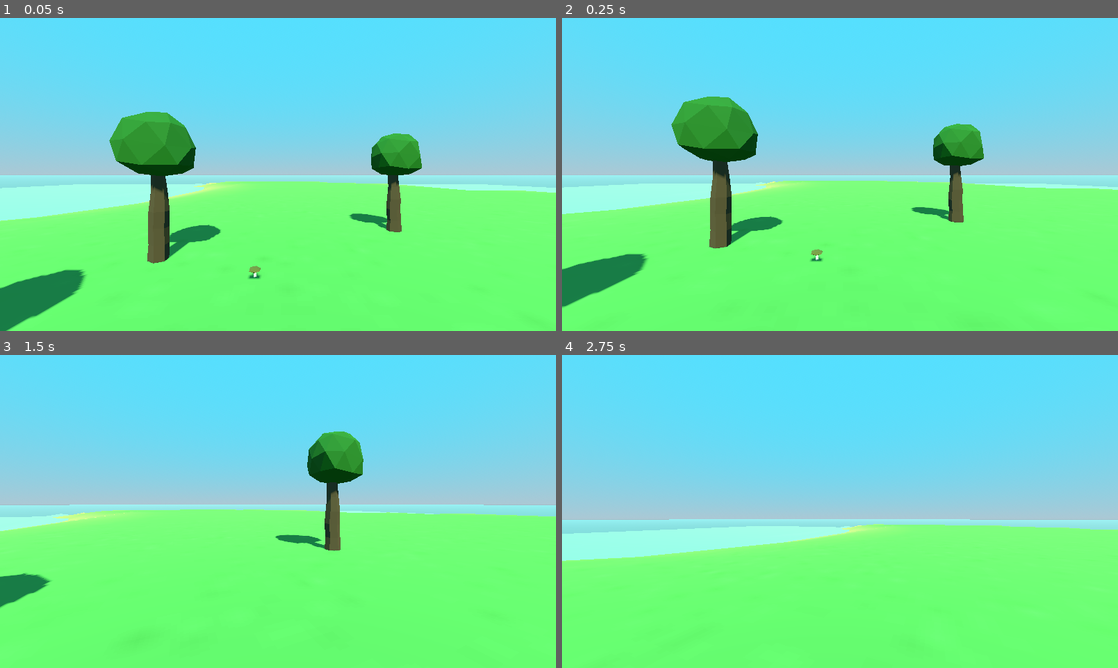
Above: before the commit, frames 1-4 (two rows, left to right).
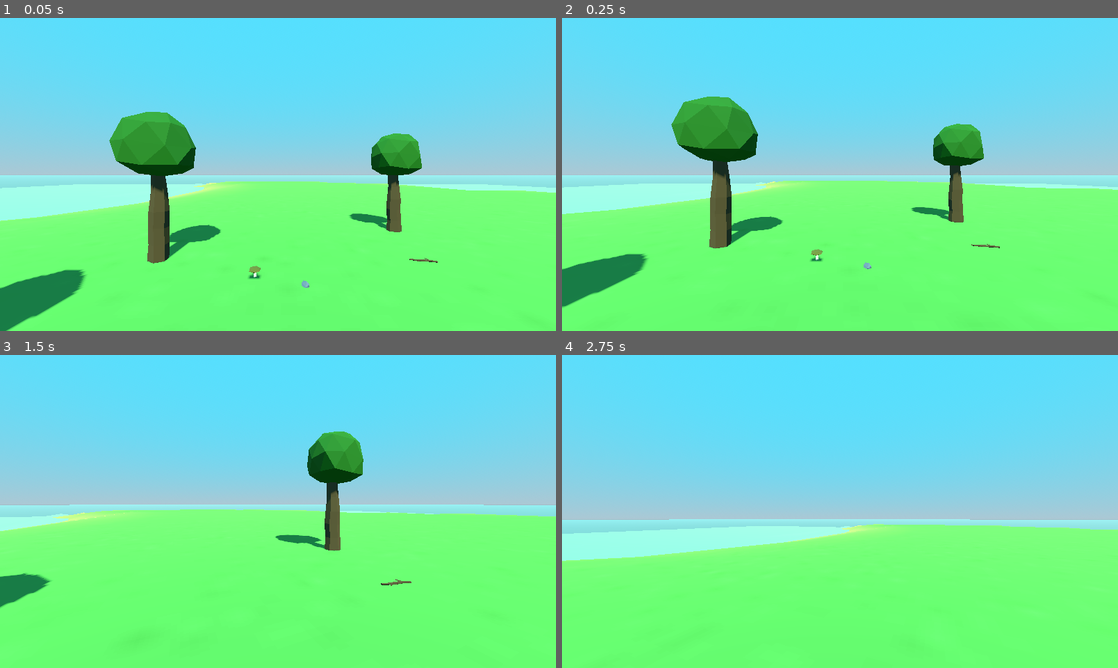
Above: after the commit, the same moments.

Repository: judolido/GODOT-Testing
Game: Godot game, scene res://levels/Y-Survival3D/game/main_game.tscn
The game is run twice, just before and just after one commit, with the same random seed, the same clock (stepped at 60 frames per second) and the same inputs. This scene is started directly instead of the project's main scene.
Inputs (mouse positions are in pixels of both pictures, inside the frame that each line leads up to):
- Up to frame 1 (0.05 s): no input
- Up to frame 2 (0.25 s): no input
- Up to frame 3 (1.5 s): tap Enter (ui_accept) at 0.5 s; move the mouse to (272, 517) at 0.52 s; hold W (move_forward) from 0.53 s (still down); tap E (interact) at 0.6, 1.35 s; tap Space (jump) at 0.77 s; move the mouse to (316, 514) at 1.27 s
- Up to frame 4 (2.75 s): keep holding W (move_forward); tap Space (jump) at 1.52 s; move the mouse to (795, 508) at 2.02 s; hold Shift (sprint) from 2.03 s (still down); tap E (interact) at 2.3 s

The runs differ from the first frame. In frame 1, less than 0.1% of the frame differs, in the area x 54-79%, y 76-87%; in frame 2, less than 0.1%; in frame 3, less than 0.1%; in frame 4, nothing differs.

Commit message:
3D survival - Interactable Items
New classes hierarchy :
Area3D -> Interactable -> Pickable

- Layer Names changed
- Stick, Stone interactable object

Diff:
--- /dev/null
+++ b/levels/Y-Survival3D/actors/player/interaction_ray_cast.gd
@@ -0,0 +1,9 @@
+extends RayCast3D
+
+func check_interaction() -> void:
+	if is_colliding() and Input.is_action_just_pressed("interact"):
+
+		var collider := get_collider()
+		if collider is Interactable:
+			# start_interaction() is described in interactible.gd
+			collider.start_interaction()
--- a/levels/Y-Survival3D/actors/player/player.gd
+++ b/levels/Y-Survival3D/actors/player/player.gd
@@ -9,10 +9,14 @@
 
 # CTRL + DRAG node
 @onready var head: Node3D = $Head
+@onready var interaction_ray_cast: RayCast3D = $Head/InteractionRayCast
+
 
 func _ready() -> void:
 	Input.set_mouse_mode(Input.MOUSE_MODE_CAPTURED)
 
+func _process(delta: float) -> void:
+	interaction_ray_cast.check_interaction()
 
 func _physics_process(delta: float) -> void:
 	move()
--- a/levels/Y-Survival3D/actors/player/player.tscn
+++ b/levels/Y-Survival3D/actors/player/player.tscn
@@ -1,6 +1,7 @@
-[gd_scene load_steps=3 format=3 uid="uid://cn5tquutfw76h"]
+[gd_scene load_steps=4 format=3 uid="uid://cn5tquutfw76h"]
 
 [ext_resource type="Script" path="res://levels/Y-Survival3D/actors/player/player.gd" id="1_yxvvs"]
+[ext_resource type="Script" path="res://levels/Y-Survival3D/actors/player/interaction_ray_cast.gd" id="2_r446m"]
 
 [sub_resource type="CapsuleShape3D" id="CapsuleShape3D_6f2ya"]
 radius = 0.25
@@ -16,3 +17,9 @@
 transform = Transform3D(1, 0, 0, 0, 1, 0, 0, 0, 1, 0, 0.645063, 0)
 
 [node name="Camera3D" type="Camera3D" parent="Head"]
+
+[node name="InteractionRayCast" type="RayCast3D" parent="Head"]
+target_position = Vector3(0, 0, -2)
+collision_mask = 4
+collide_with_areas = true
+script = ExtResource("2_r446m")
--- /dev/null
+++ b/levels/Y-Survival3D/game/configs/item_config.gd
@@ -0,0 +1,6 @@
+class_name ItemConfig
+
+enum Keys {
+	Stick,
+	Stone,
+}
--- a/levels/Y-Survival3D/game/main_game.tscn
+++ b/levels/Y-Survival3D/game/main_game.tscn
@@ -1,8 +1,10 @@
-[gd_scene load_steps=11 format=3 uid="uid://bhw0hyte7u3pl"]
+[gd_scene load_steps=13 format=3 uid="uid://bhw0hyte7u3pl"]
 
 [ext_resource type="PackedScene" uid="uid://ub6h2tbchvsq" path="res://levels/Y-Survival3D/meshes/terrain.tscn" id="1_ctd5s"]
 [ext_resource type="PackedScene" uid="uid://ck2vj635yr2jj" path="res://levels/Y-Survival3D/meshes/tree.tscn" id="2_0u1xe"]
+[ext_resource type="PackedScene" uid="uid://bryxgohgskem4" path="res://levels/Y-Survival3D/items/interactables/pickapable_stick.tscn" id="2_pjxw4"]
 [ext_resource type="PackedScene" uid="uid://bd2ui1ffltpcq" path="res://levels/Y-Survival3D/meshes/mushroom.tscn" id="3_02un7"]
+[ext_resource type="PackedScene" uid="uid://khqsphmxsxnl" path="res://levels/Y-Survival3D/items/interactables/pickapable_stone.tscn" id="3_tomdq"]
 [ext_resource type="PackedScene" uid="uid://cn5tquutfw76h" path="res://levels/Y-Survival3D/actors/player/player.tscn" id="4_6fcuk"]
 
 [sub_resource type="ConcavePolygonShape3D" id="ConcavePolygonShape3D_ccjsa"]
@@ -39,9 +41,22 @@
 [node name="Terrain" parent="StageController/Island" instance=ExtResource("1_ctd5s")]
 
 [node name="StaticBody3D" type="StaticBody3D" parent="StageController/Island/Terrain"]
+collision_mask = 0
 
 [node name="CollisionShape3D" type="CollisionShape3D" parent="StageController/Island/Terrain/StaticBody3D"]
 shape = SubResource("ConcavePolygonShape3D_ccjsa")
+
+[node name="PickapableStick" parent="StageController/Island/Terrain" instance=ExtResource("2_pjxw4")]
+transform = Transform3D(1, 0, 0, 0, 1, 0, 0, 0, 1, -1.15243, 0, 2.57876)
+
+[node name="PickapableStone" parent="StageController/Island/Terrain" instance=ExtResource("3_tomdq")]
+transform = Transform3D(1, 0, 0, 0, 1, 0, 0, 0, 1, -1.2398, 2.38419e-07, -1.16502)
+
+[node name="PickapableStick2" parent="StageController/Island/Terrain" instance=ExtResource("2_pjxw4")]
+transform = Transform3D(0.229183, 0, 0.973383, 0, 1, 0, -0.973383, 0, 0.229183, 2.01804, 4.76837e-07, -2.34518)
+
+[node name="PickapableStone2" parent="StageController/Island/Terrain" instance=ExtResource("3_tomdq")]
+transform = Transform3D(1, 0, 0, 0, 1, 0, 0, 0, 1, 1.50742, 0, 4.60886)
 
 [node name="Tree" parent="StageController/Island" instance=ExtResource("2_0u1xe")]
 transform = Transform3D(1, 0, 0, 0, 1, 0, 0, 0, 1, -5.02199, 0.0449514, -2.47955)
--- /dev/null
+++ b/levels/Y-Survival3D/items/interactables/interactable.gd
@@ -0,0 +1,7 @@
+extends Area3D
+class_name Interactable
+
+@export var prompt := "interact"
+
+func start_interaction() -> void:
+	pass
--- /dev/null
+++ b/levels/Y-Survival3D/items/interactables/pickable.gd
@@ -0,0 +1,12 @@
+extends Interactable
+class_name Pickapable
+#pickapable extends from Interactable (which is now under Area3D)
+#ItemConfig is accessible due to the ClassName is used
+
+
+@export var item_key : ItemConfig.Keys
+
+@onready var parent : Node3D = get_parent()
+
+func start_interaction() -> void:
+	parent.queue_free()
--- /dev/null
+++ b/levels/Y-Survival3D/items/interactables/pickapable_stick.tscn
@@ -0,0 +1,19 @@
+[gd_scene load_steps=4 format=3 uid="uid://bryxgohgskem4"]
+
+[ext_resource type="PackedScene" uid="uid://cmbipy0pjgqny" path="res://levels/Y-Survival3D/items/interactables/pickapable_template.tscn" id="1_q486k"]
+[ext_resource type="PackedScene" uid="uid://bkglf4s58m8kd" path="res://levels/Y-Survival3D/meshes/stick.tscn" id="2_0ygtf"]
+
+[sub_resource type="CapsuleShape3D" id="CapsuleShape3D_5xmyr"]
+radius = 0.0393075
+height = 0.727772
+
+[node name="PickapableStick" instance=ExtResource("1_q486k")]
+
+[node name="Pickapable" parent="." index="0"]
+prompt = "Pickup stick"
+
+[node name="CollisionShape3D" parent="Pickapable" index="0"]
+transform = Transform3D(1, 0, 0, 0, -4.37114e-08, -1, 0, 1, -4.37114e-08, 0, 0, 0)
+shape = SubResource("CapsuleShape3D_5xmyr")
+
+[node name="Stick" parent="." index="1" instance=ExtResource("2_0ygtf")]
--- /dev/null
+++ b/levels/Y-Survival3D/items/interactables/pickapable_stone.tscn
@@ -0,0 +1,19 @@
+[gd_scene load_steps=4 format=3 uid="uid://khqsphmxsxnl"]
+
+[ext_resource type="PackedScene" uid="uid://cmbipy0pjgqny" path="res://levels/Y-Survival3D/items/interactables/pickapable_template.tscn" id="1_dqaxg"]
+[ext_resource type="PackedScene" uid="uid://b3podpr1ipe5a" path="res://levels/Y-Survival3D/meshes/stone.tscn" id="2_xg4fh"]
+
+[sub_resource type="SphereShape3D" id="SphereShape3D_dxvxk"]
+radius = 0.0969963
+
+[node name="PickapableStone" instance=ExtResource("1_dqaxg")]
+
+[node name="Pickapable" parent="." index="0"]
+item_key = 1
+prompt = "Pickup stone"
+
+[node name="CollisionShape3D" parent="Pickapable" index="0"]
+transform = Transform3D(1, 0, 0, 0, -4.37114e-08, -1, 0, 1, -4.37114e-08, 0, 0, 0)
+shape = SubResource("SphereShape3D_dxvxk")
+
+[node name="Stone" parent="." index="1" instance=ExtResource("2_xg4fh")]
--- /dev/null
+++ b/levels/Y-Survival3D/items/interactables/pickapable_template.tscn
@@ -0,0 +1,12 @@
+[gd_scene load_steps=2 format=3 uid="uid://cmbipy0pjgqny"]
+
+[ext_resource type="Script" path="res://levels/Y-Survival3D/items/interactables/pickable.gd" id="1_f0vno"]
+
+[node name="PickapableTemplate" type="Node3D"]
+
+[node name="Pickapable" type="Area3D" parent="."]
+collision_layer = 5
+collision_mask = 0
+script = ExtResource("1_f0vno")
+
+[node name="CollisionShape3D" type="CollisionShape3D" parent="Pickapable"]
--- a/project.godot
+++ b/project.godot
@@ -59,3 +59,12 @@
 "events": [Object(InputEventKey,"resource_local_to_scene":false,"resource_name":"","device":-1,"window_id":0,"alt_press …(192 unchanged characters)…
 ]
 }
+
+[layer_names]
+
+3d_render/layer_1="ground"
+3d_render/layer_2="actor"
+3d_render/layer_3="interactable"
+3d_physics/layer_1="ground"
+3d_physics/layer_2="actor"
+3d_physics/layer_3="interactable"
